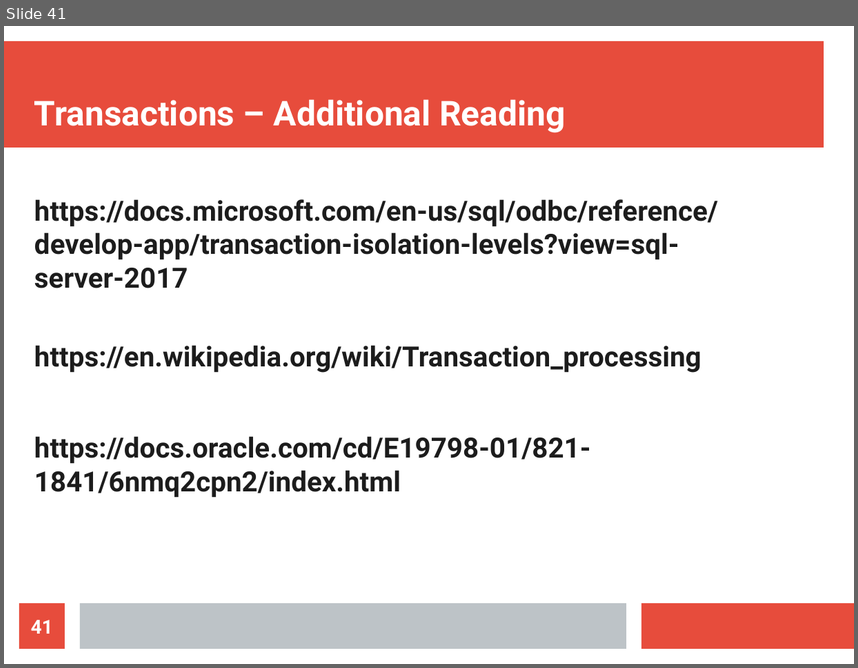
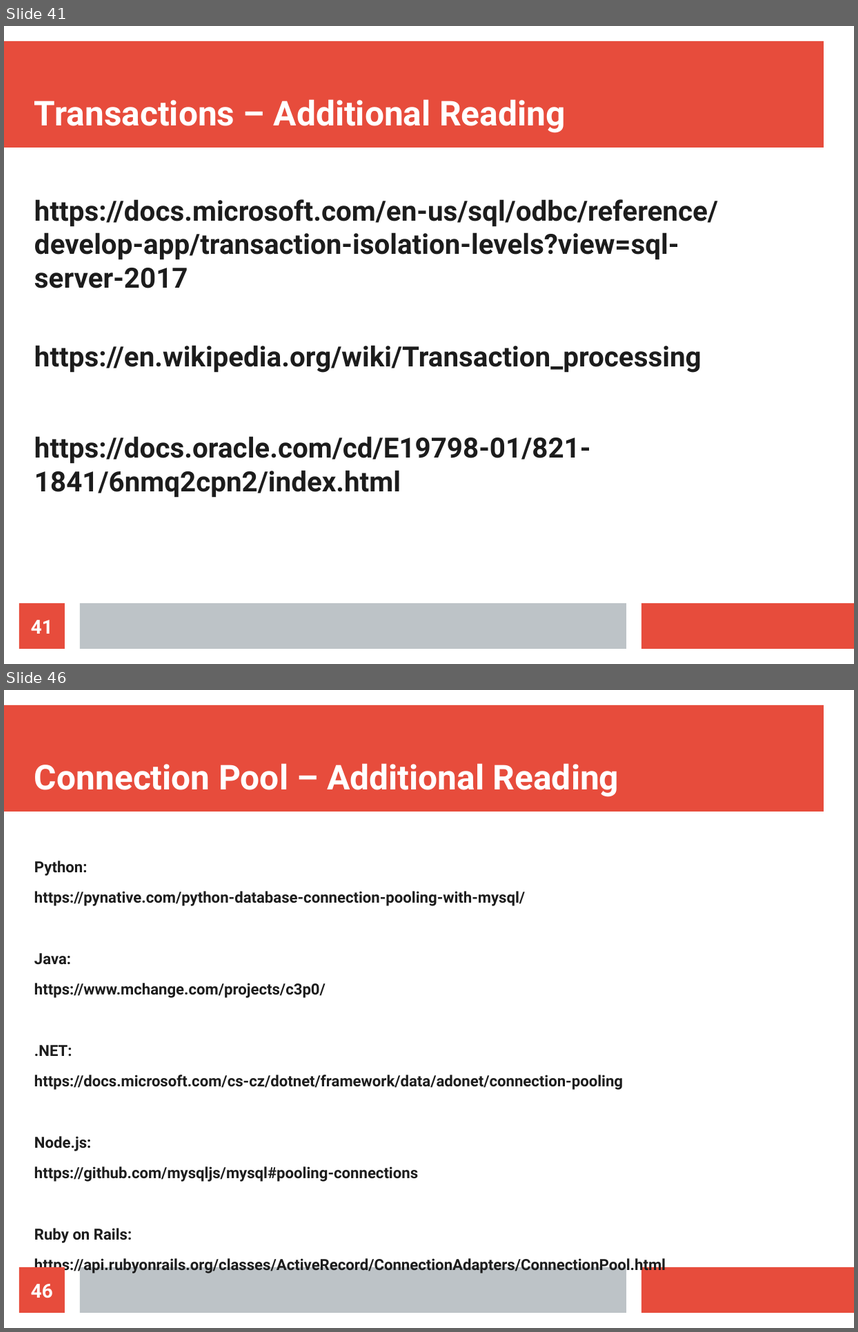
Before and after one commit to maxotta/pia-labs, a slide deck: lectures/persistence/01_persistence.odp. Shown one above the other, each under a label of ours: slide 41 before the commit, slides 41 and 46 after it; the slides between them are not shown. The pictures are 858x668 and 858x1332 pixels, drawn with LibreOffice and Linux fonts; fonts in the diff are those of the drawing. Boxes give left, top, right and bottom in pixels: in the first picture for what was removed or moved away, otherwise in the second. Text is boxed around its words. In the diff, an @@ line names an element or a change of style, - is before the commit and + after.

Commit message:
[lec-pers] connection pooling added to the persistence lecture

```diff
--- a/lectures/persistence/01_persistence.odp
+++ b/lectures/persistence/01_persistence.odp
@@ slide 46 added at [4, 690, 854, 1328], background #FFFFFF; not listed: 3 template elements that a slide beside it also shows @@
@@ title added at [34, 763, 619, 797], 32 pt, text #FFFFFF, bold @@
+Connection Pool – Additional Reading
@@ text added at [34, 860, 666, 1274], 14.3 pt, text #1C1C1C, bold @@
+Python:
+https://pynative.com/python-database-connection-pooling-with-mysql/
+Java:
+https://www.mchange.com/projects/c3p0/
+.NET:
+https://docs.microsoft.com/cs-cz/dotnet/framework/data/adonet/connection-pooling
+Node.js:
+https://github.com/mysqljs/mysql#pooling-connections
+Ruby on Rails:
+https://api.rubyonrails.org/classes/ActiveRecord/ConnectionAdapters/ConnectionPool.html
@@ page number added at [19, 1267, 65, 1312], fill #E74C3C, 18 pt, text #FFFFFF, bold @@
+46
```
Also in this commit, not shown: 4 other slides added, 3 other files.
